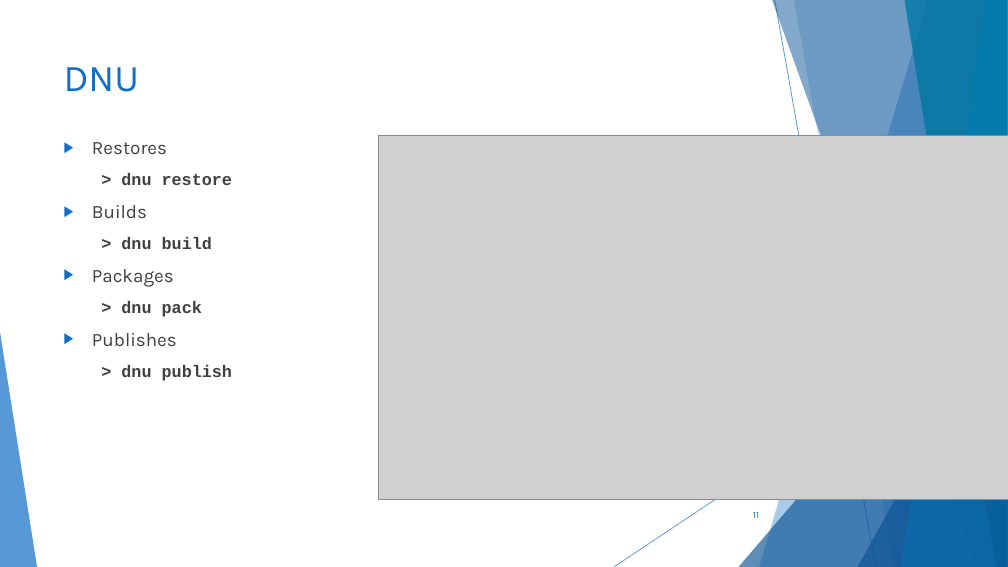
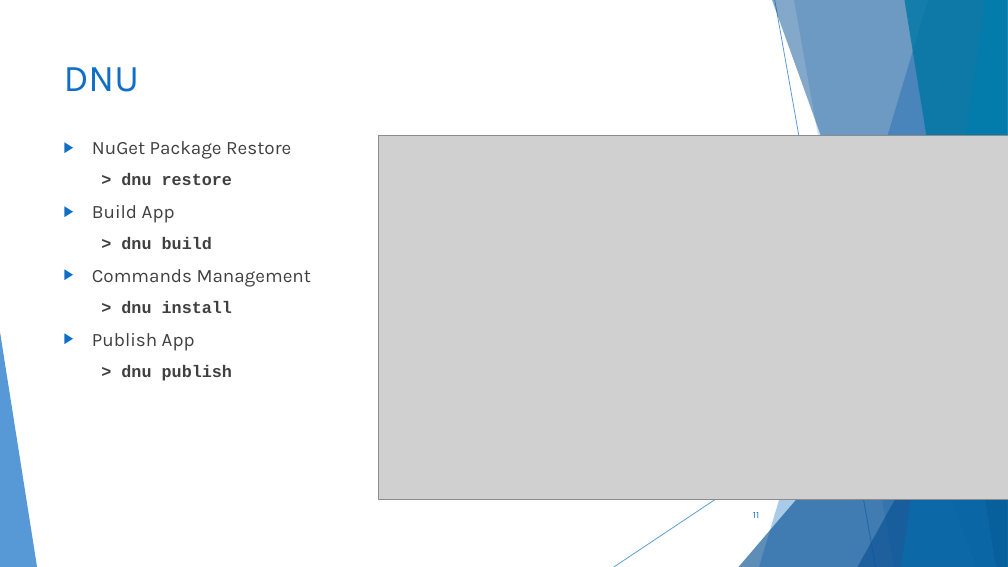
Before and after one commit to scottaddie/slide-decks, a slide deck: slide 11 of Getting Started with ASP.NET 5 in VS Code - RC1.pptx. Drawn at 1008x567 pixels with LibreOffice and Linux fonts; fonts in the diff are those of the drawing; grey boxes stand for pictures. Boxes give left, top, right and bottom in pixels: in the first picture for what was removed or moved away, otherwise in the second. Text is boxed around its words. In the diff, an @@ line names an element or a change of style, - is before the commit and + after.

```diff
--- a/Getting Started with ASP.NET 5 in VS Code - RC1.pptx
+++ b/Getting Started with ASP.NET 5 in VS Code - RC1.pptx
@@ text at [92, 141, 291, 159]: text changed @@
-▶ Restores
+▶ NuGet Package Restore
@@ text at [92, 205, 175, 223]: text changed @@
-▶ Builds
+▶ Build App
@@ text at [92, 269, 311, 351]: text changed @@
-▶ Packages
-  > dnu pack
-▶ Publishes
+▶ Commands Management
+  > dnu install
+▶ Publish App
```
Also in this commit, not shown: 3 other slides changed.
